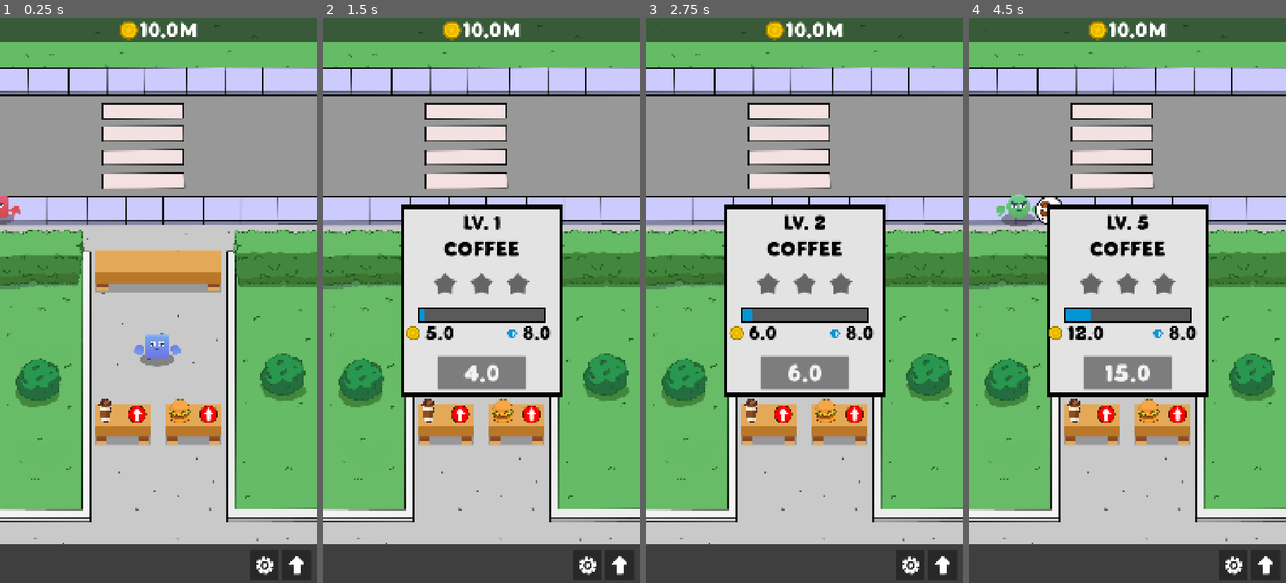
Above: before the commit, frames 1-4 (left to right).
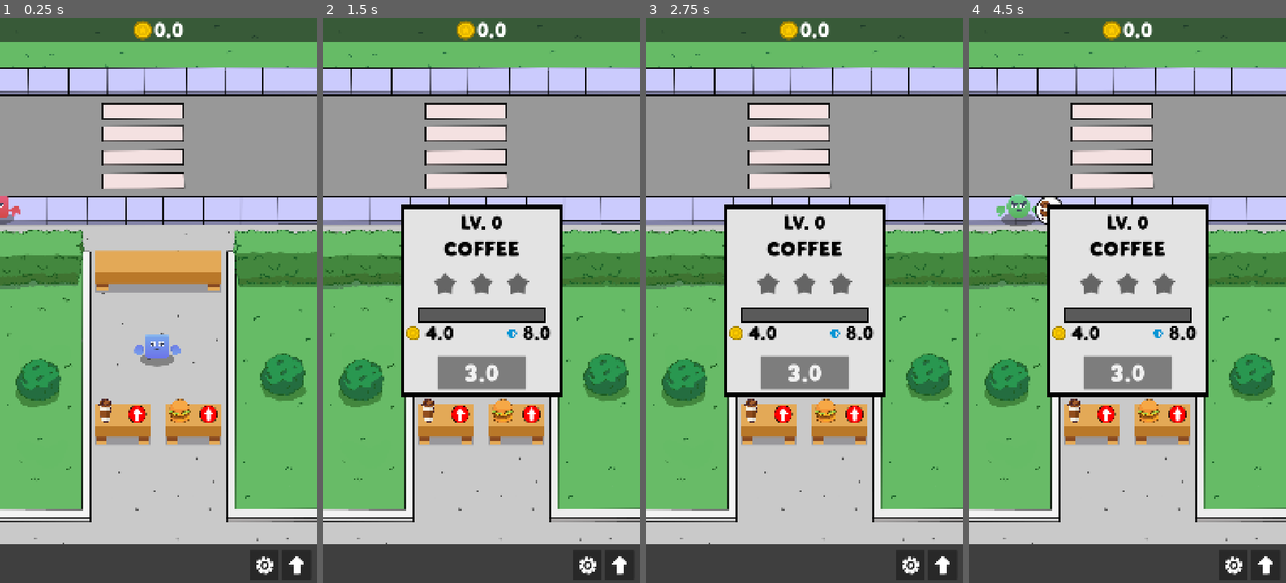
Above: after the commit, the same moments.

Repository: LHO-Developments/Godot-Projects
Game: Godot game, scene res://Scenes/game/game.tscn
Same seed, same stepped clock (60 frames per second), same inputs: the game is played once before the commit and once after it.
Inputs (mouse positions are in pixels of both pictures, inside the frame that each line leads up to):
- Up to frame 1 (0.25 s): no input
- Up to frame 2 (1.5 s): click (459, 413) at 0.5 s; click "3.0" at 1.25 s
- Up to frame 3 (2.75 s): click "4.0" (after the commit: "3.0") at 2 s
- Up to frame 4 (4.5 s): click "6.0" (after the commit: "3.0") at 2.75 s; click "8.0" (after the commit: "3.0") at 3.5 s; click "11.0" (after the commit: "3.0") at 4.25 s

The runs differ from the first frame. In frame 1, 0.6% of the frame differs, in the area x 37-63%, y 0-4%; in frame 2, 1.0%; in frame 3, 0.9%; in frame 4, 1.5%, in the area x 25-63%, y 0-65%.

Commit message:
Update current coin + export game

Diff:
--- a/Idle Food Stand/idle-food-stand/autoloads/game_manager.gd
+++ b/Idle Food Stand/idle-food-stand/autoloads/game_manager.gd
@@ -12,7 +12,7 @@
 var coffee_item_counter_pos := Vector2(415,1250);
 var burger_item_counter_pos := Vector2(665,1250);
 
-var current_coins: int = 10000000;
+var current_coins: int = 0;
 
 func play_coin_vfx(spawn_pos: Vector2) -> void:
 	var instance: GPUParticles2D = COIN_VFX.instantiate();
Not shown, added: Idle Food Stand/idle-food-stand/export_presets.cfg
Not shown, added: Idle Food Stand/Idle Food Stand.zip
